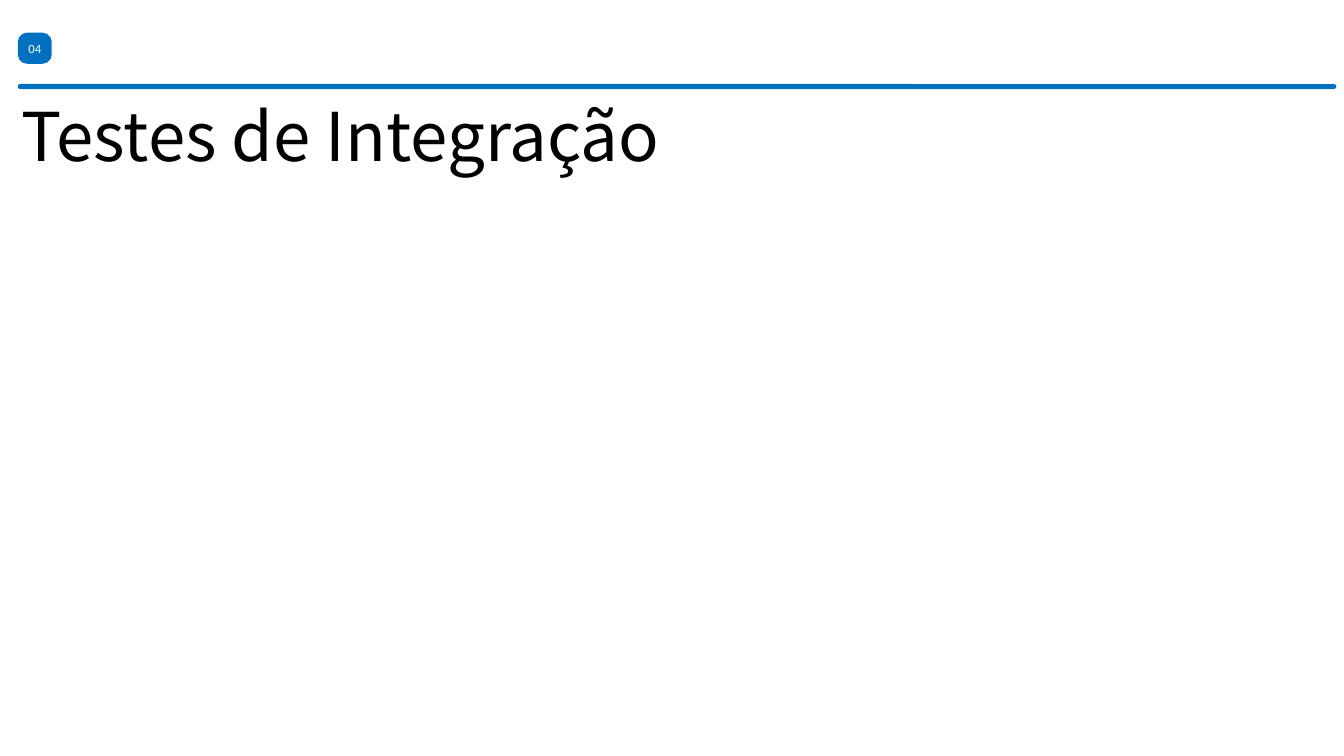
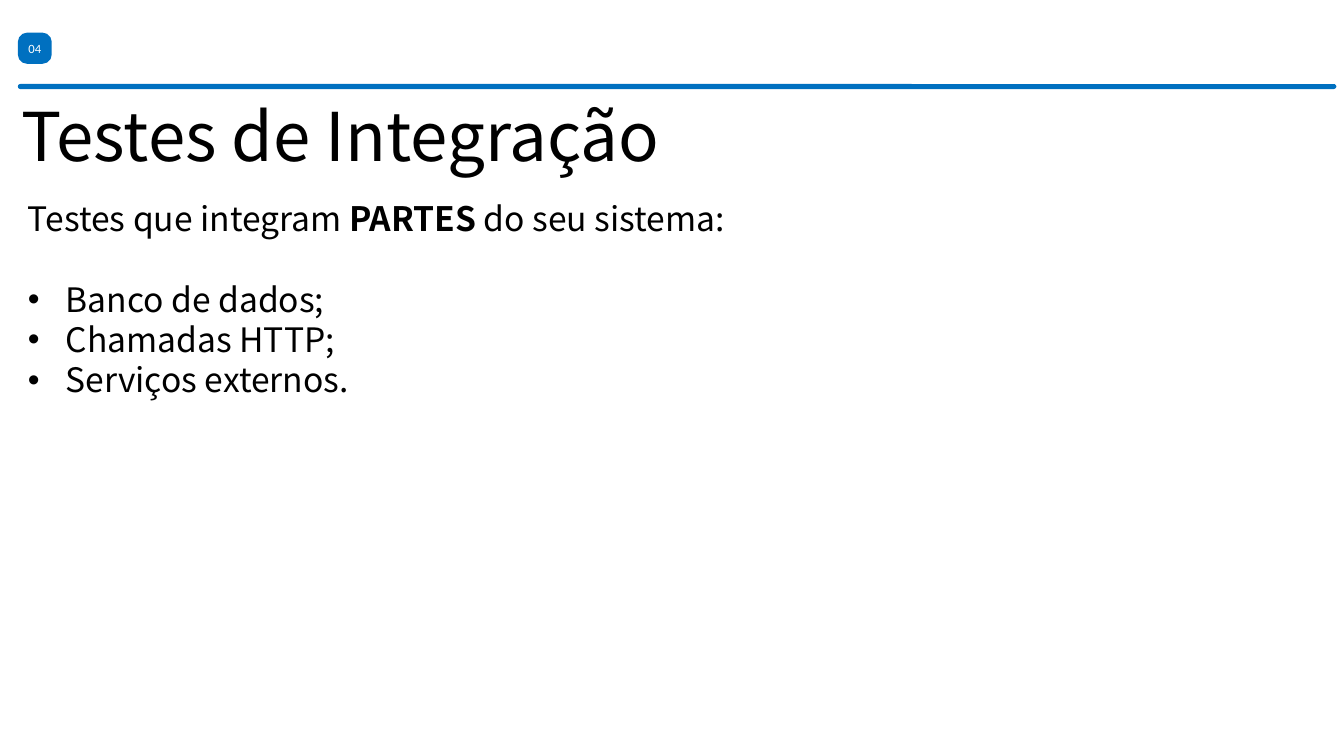
Before and after one commit to Carlos-Riibeiro/WizTechDay, a slide deck: slide 7 of ppt/apresentacao_testes.pptx. Drawn at 1344x756 pixels with LibreOffice and Linux fonts; fonts in the diff are those of the drawing; background and template pictures are left out. Boxes give left, top, right and bottom in pixels: in the first picture for what was removed or moved away, otherwise in the second. Text is boxed around its words. In the diff, an @@ line names an element or a change of style, - is before the commit and + after.

Commit message:
Finalizacao dos testes de integracao, configuracao de healthcheck e swagger

```diff
--- a/ppt/apresentacao_testes.pptx
+++ b/ppt/apresentacao_testes.pptx
@@ text added at [28,204,725,401], 24 pt, text #000000 @@
+Testes que integram PARTES do seu sistema:
+• Banco de dados;
+• Chamadas HTTP;
+• Serviços externos.
```
Also in this commit, not shown: 1 other slide changed, 14 other files.
